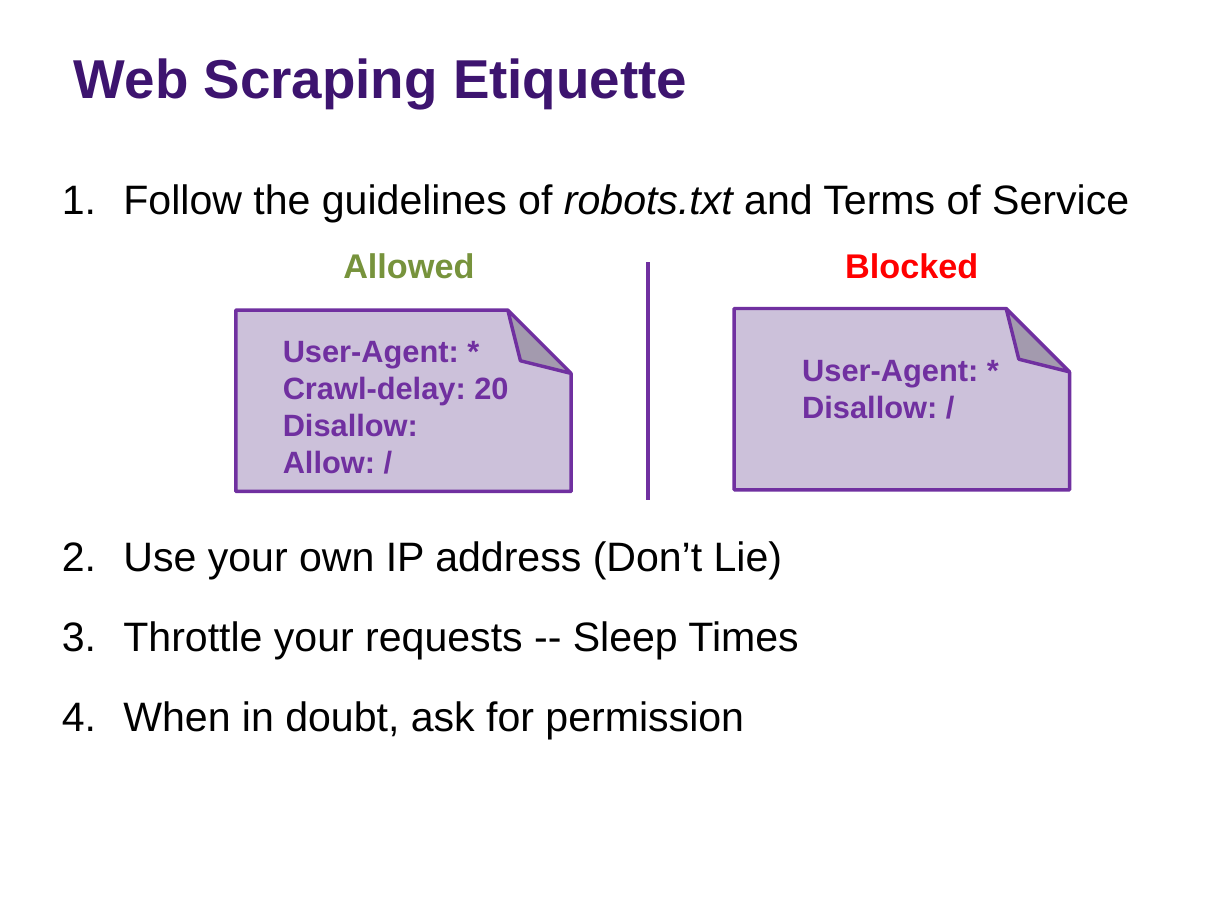
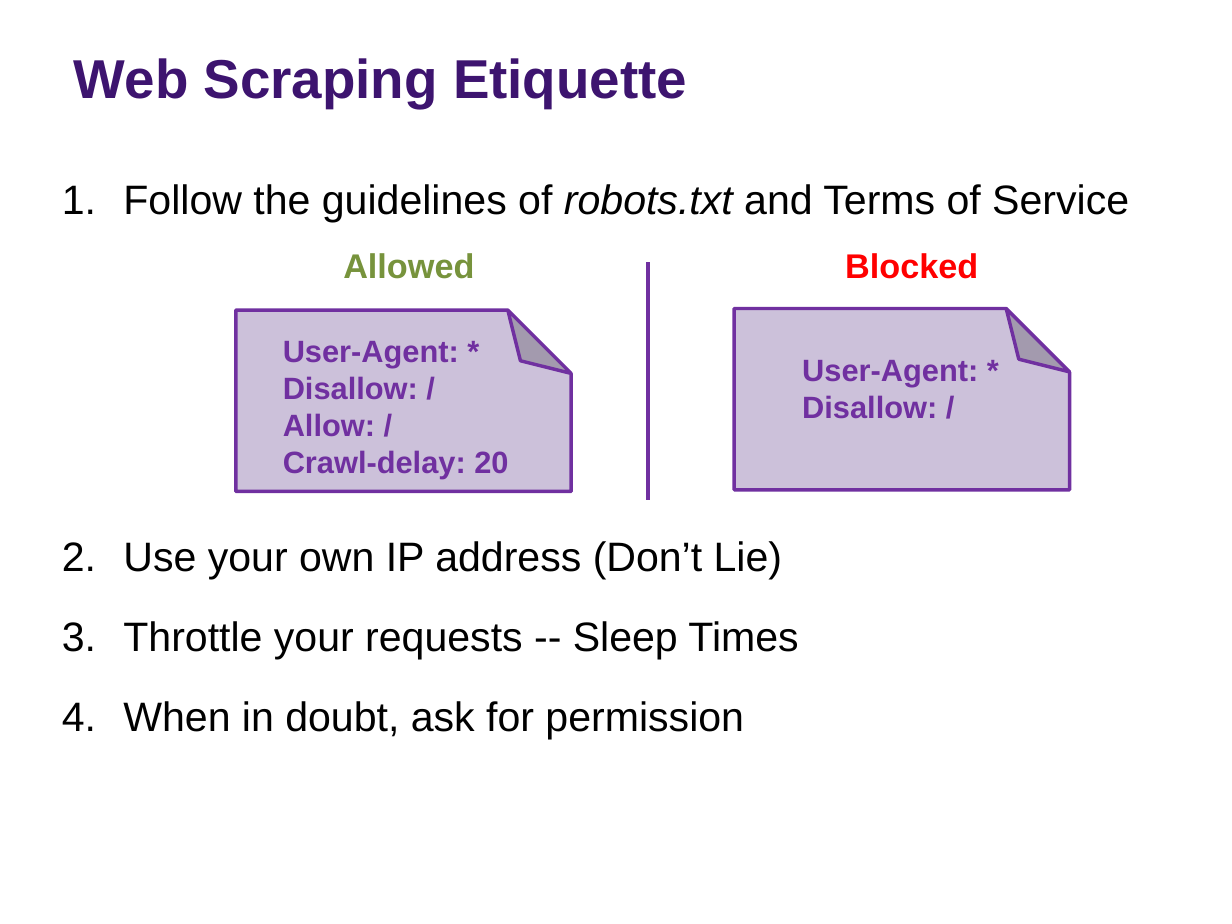
Before and after one commit to rs-kellogg/fellows_workshop, a slide deck: slide 12 of 2-harvest/Web_Harvesting.pptx (slide 10 before the commit). Drawn at 1232x924 pixels with LibreOffice and Linux fonts; fonts in the diff are those of the drawing; background and template pictures are left out. Boxes give left, top, right and bottom in pixels: in the first picture for what was removed or moved away, otherwise in the second. Text is boxed around its words. In the diff, an @@ line names an element or a change of style, - is before the commit and + after.

```diff
--- a/2-harvest/Web_Harvesting.pptx
+++ b/2-harvest/Web_Harvesting.pptx
@@ text at (283,376,418,437): paragraphs added @@
+Disallow: /
+Allow: /
@@ text at (283,413,418,474): paragraphs removed @@
-Disallow:
-Allow: /
```
Also in this commit, not shown: 10 other slides changed, 4 slides added.
